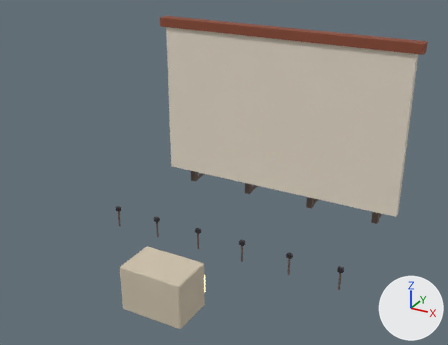
One commit to the glTF model docs/assets/props/desert/drive_in.glb: the scene before it, then after it.
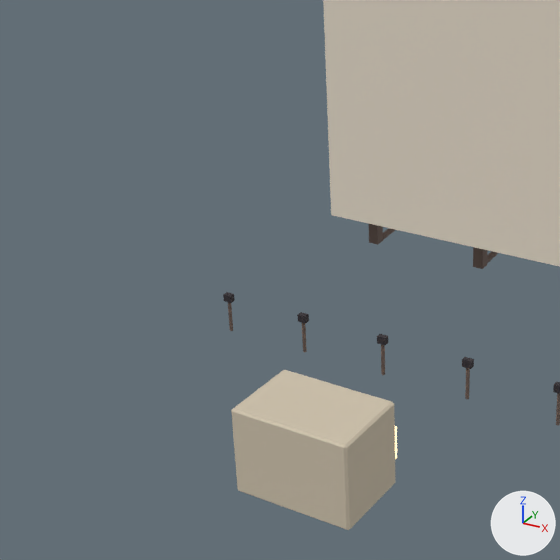
Each version appears first whole from a camera (50 mm lens) standing at (15.8, -36.2, 19.6) and looking at (-0.1, -7.3, 5.1), and next in a close-up on the part from 0% to 65% of the width and 16% to 100% of the height. Arrows for +X, +Y and +Z are at lower right; the lights stay in place. The first two pictures are the older version. Vertices at exactly the same position are counted once.

The first close-up shows 'drive_in'.
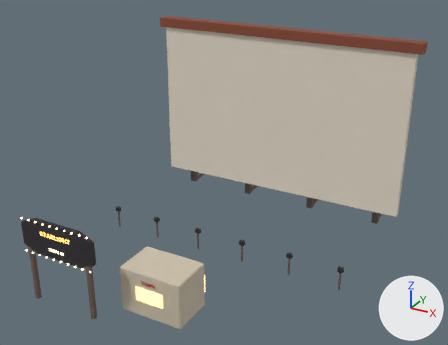
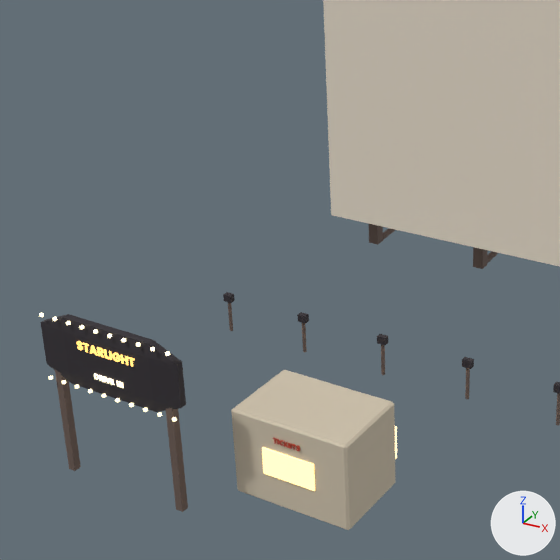
The change, as a diff of the scene's bpy script:
```diff
--- a/docs/assets/props/desert/drive_in.glb.py
+++ b/docs/assets/props/desert/drive_in.glb.py
@@ mat_glow_marquee @@
+mat_glow_marquee = principled_material('glow_marquee')
+mat_glow_marquee.base_color = (0.768, 0.397, 0.0648)  # orange #e3a948
+mat_glow_marquee.roughness = 0.4
+mat_glow_marquee.emission_color = (1.0, 0.578, 0.162)  # orange #ffc870
+mat_glow_marquee.emission_strength = 1.5
@@ mat_signred @@
+mat_signred = principled_material('signred')
+mat_signred.base_color = (0.552, 0.0595, 0.0273)  # red #c4452e
@@ mat_glow_marquee2 @@
+mat_glow_marquee2 = principled_material('glow_marquee2')
+mat_glow_marquee2.base_color = (0.922, 0.823, 0.631)  # pale yellow #f6ead0
+mat_glow_marquee2.roughness = 0.4
+mat_glow_marquee2.emission_color = (1.0, 0.871, 0.578)  # beige #fff0c8
+mat_glow_marquee2.emission_strength = 1.5
@@ mat_glow_ticketwin @@
+mat_glow_ticketwin = principled_material('glow_ticketwin')
+mat_glow_ticketwin.base_color = (0.871, 0.716, 0.434)  # beige #f0dcb0
+mat_glow_ticketwin.roughness = 0.4
+mat_glow_ticketwin.emission_color = (1.0, 0.658, 0.254)  # beige #ffd48a
+mat_glow_ticketwin.emission_strength = 1.5
@@ mat_glow_bulb @@
+mat_glow_bulb = principled_material('glow_bulb')
+mat_glow_bulb.base_color = (1.0, 0.896, 0.631)  # beige #fff3d0
+mat_glow_bulb.roughness = 0.4
+mat_glow_bulb.emission_color = (1.0, 0.871, 0.527)  # beige #fff0c0
+mat_glow_bulb.emission_strength = 1.5
@@ me_drive_in @@
 # used by ob_drive_in; location = (0.0, 0.0, 0.0)
-me_drive_in.from_pydata(...)  # 296 vertices, 480 faces; spans x -8.9..8.9, y -15.2..3.3, z -0.1..12.2
+me_drive_in.from_pydata(...)  # 1974 vertices, 3616 faces; spans x -8.9..8.9, y -16.8..3.3, z -0.1..12.2
+# me_drive_in part 1: a new loose piece, a box spanning x -6.51..-6.29, y -16.61..-16.39, z 0.0..3.6, in mat_post (brown #6b5a52)
+# me_drive_in part 2: a new loose piece, a box spanning x -2.71..-2.49, y -16.61..-16.39, z 0.0..3.6, in mat_post (brown #6b5a52)
+# me_drive_in part 3: 1350 vertices added at x -6.8..0.8, y -16.7..-15.2, z 1.0..4.9
+# other edits to the shape of me_drive_in do not show in these pictures
 me_drive_in.materials.append(mat_screen)
@@ me_drive_in @@
 me_drive_in.materials.append(mat_dark)
+me_drive_in.materials.append(mat_glow_marquee)  # orange #e3a948, glowing orange #ffc870
+me_drive_in.materials.append(mat_glow_marquee2)  # pale yellow #f6ead0, glowing beige #fff0c8
+me_drive_in.materials.append(mat_glow_bulb)  # beige #fff3d0, glowing beige #fff0c0
+me_drive_in.materials.append(mat_signred)  # red #c4452e
+me_drive_in.materials.append(mat_glow_ticketwin)  # beige #f0dcb0, glowing beige #ffd48a
```

Where the change shows, as pixel boxes [x1, y1, x2, y2] in the close-ups (560 x 560 px):
'drive_in', reshaped: before [223, 0, 560, 530]; after [39, 0, 560, 530]
part 1 of me_drive_in, added (brown): after [55, 369, 81, 471]
part 2 of me_drive_in, added (brown): after [166, 408, 188, 512]
part 3 of me_drive_in, added: after [40, 314, 315, 491]
